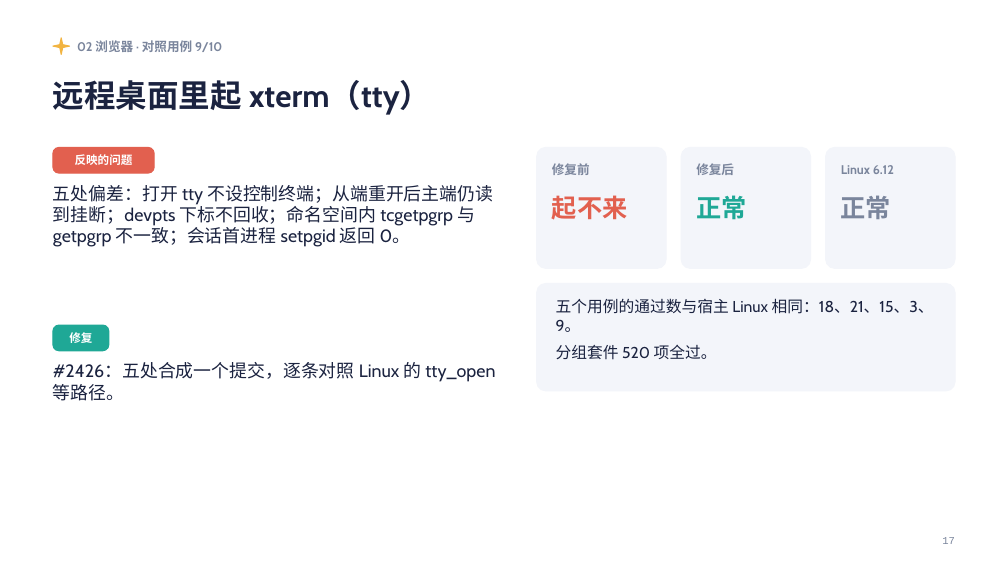
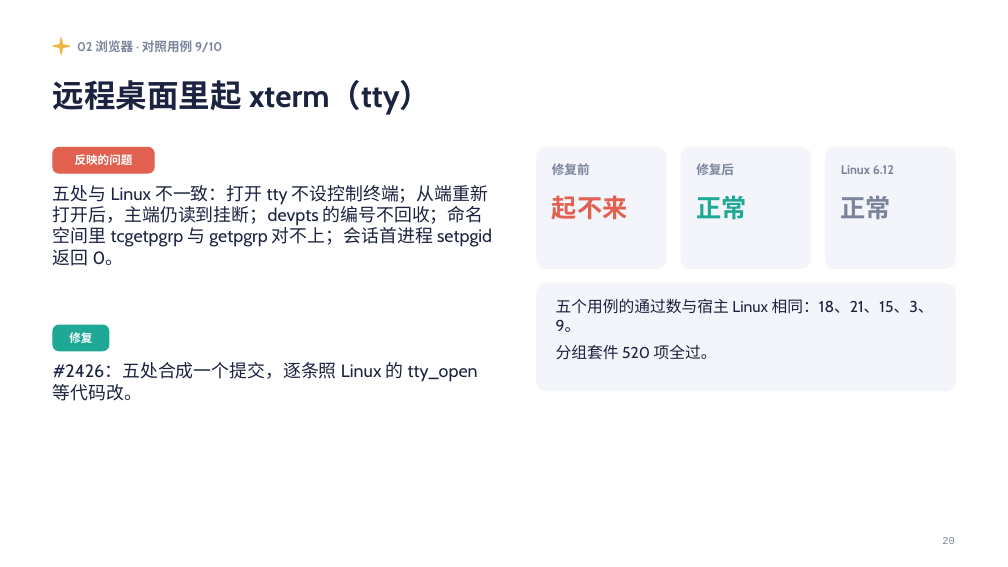
Before and after one commit to Lfan-ke/tgoskits, a slide deck: slide 20 of 实习总结.pptx (slide 17 before the commit). Drawn at 1008x567 pixels with LibreOffice and Linux fonts; fonts in the diff are those of the drawing. Boxes give left, top, right and bottom in pixels: in the first picture for what was removed or moved away, otherwise in the second. Text is boxed around its words. In the diff, an @@ line names an element or a change of style, - is before the commit and + after.

```diff
--- a/实习总结.pptx
+++ b/实习总结.pptx
@@ text at (x1=53, y1=185, x2=492, y2=266): text changed @@
-五处偏差：打开 tty 不设控制终端；从端重开后主端仍读到挂断；devpts 下标不回收；命名空间内 tcgetpgrp 与 getpgrp 不一致；会话首进程 setpgid 返回 0。
+五处与 Linux 不一致：打开 tty 不设控制终端；从端重新打开后，主端仍读到挂断；devpts 的编号不回收；命名空间里 tcgetpgrp 与 getpgrp 对不上；会话首进程 setpgid 返回 0。
@@ text at (x1=53, y1=362, x2=478, y2=401): text changed @@
-#2426：五处合成一个提交，逐条对照 Linux 的 tty_open 等路径。
+#2426：五处合成一个提交，逐条照 Linux 的 tty_open 等代码改。
@@ text at (x1=942, y1=537, x2=955, y2=544): text changed @@
-17
+20
```
Also in this commit, not shown: 24 other slides changed, 9 slides added.
